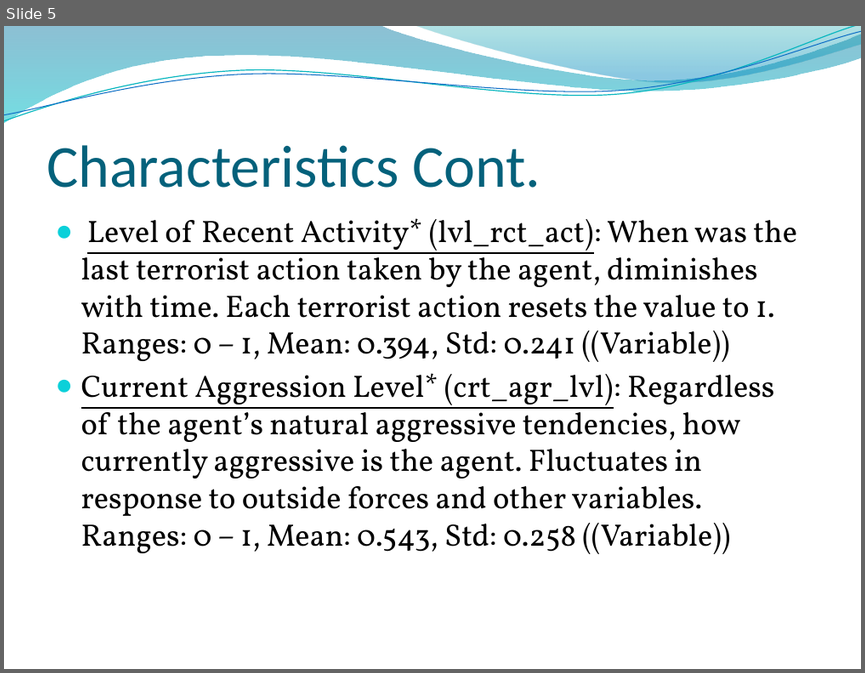
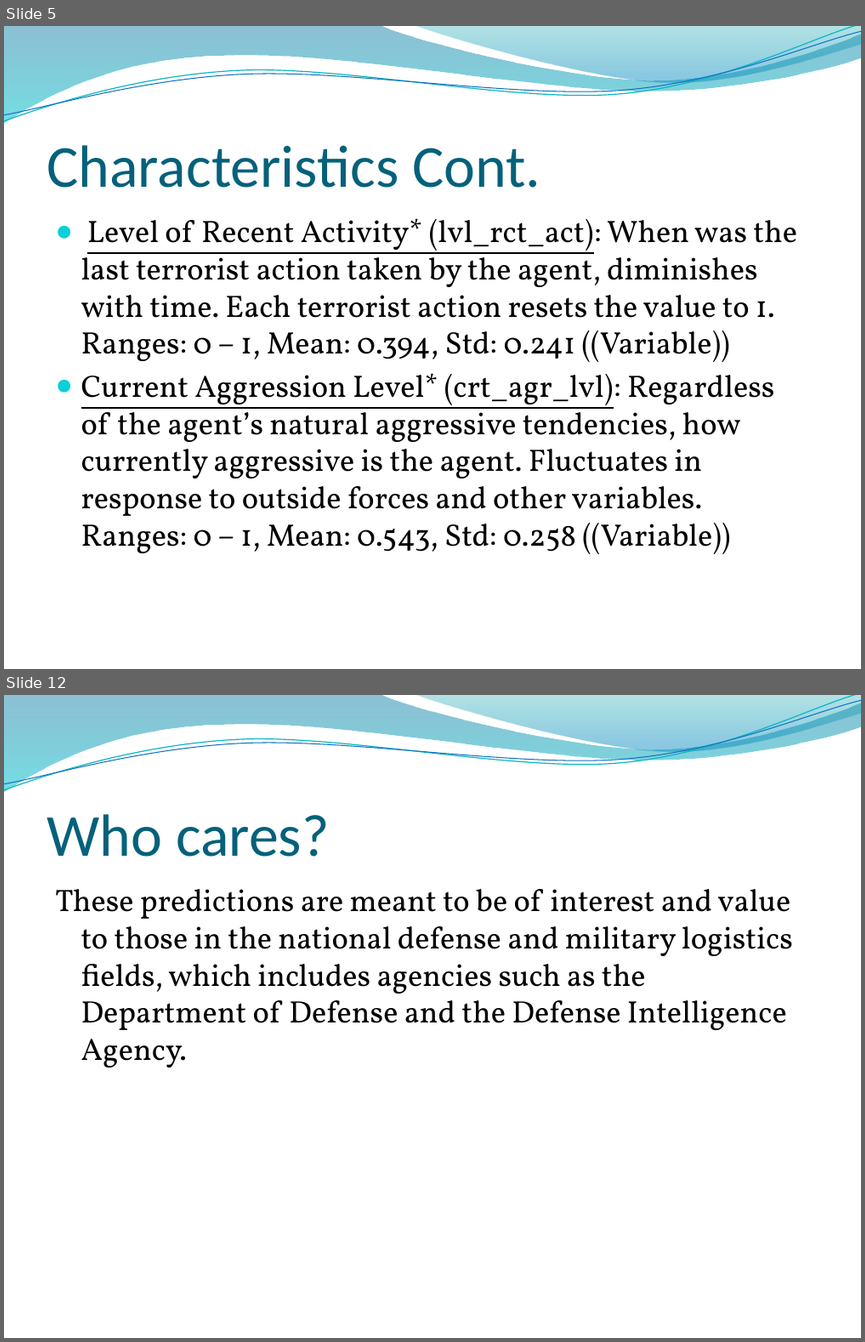
Before and after one commit to BlaHaws/Thinkful, a slide deck: CapstoneResearch/PredictingViolentThreat.pptx. Shown one above the other, each under a label of ours: slide 5 before the commit, slides 5 and 12 after it; the slides between them are not shown. The pictures are 865x673 and 865x1342 pixels, drawn with LibreOffice and Linux fonts; fonts in the diff are those of the drawing; background and template pictures are left out. Boxes give left, top, right and bottom in pixels: in the first picture for what was removed or moved away, otherwise in the second. Text is boxed around its words. In the diff, an @@ line names an element or a change of style, - is before the commit and + after.

```diff
--- a/CapstoneResearch/PredictingViolentThreat.pptx
+++ b/CapstoneResearch/PredictingViolentThreat.pptx
@@ slide 12 added at bbox=[4, 695, 861, 1338], background picture (left out); not listed: 4 template elements that a slide beside it also shows @@
@@ title added at bbox=[46, 814, 330, 857], 50 pt, text #04617B @@
+Who cares?
@@ text added at bbox=[55, 889, 793, 1067], 26 pt, text #000000 @@
+These predictions are meant to be of interest and value to those in the national defense and military logistics fields, which includes agencies such as the Department of Defense and the Defense Intelligence Agency.
```
Also in this commit, not shown: 4 slides changed, 2 other slides added.
